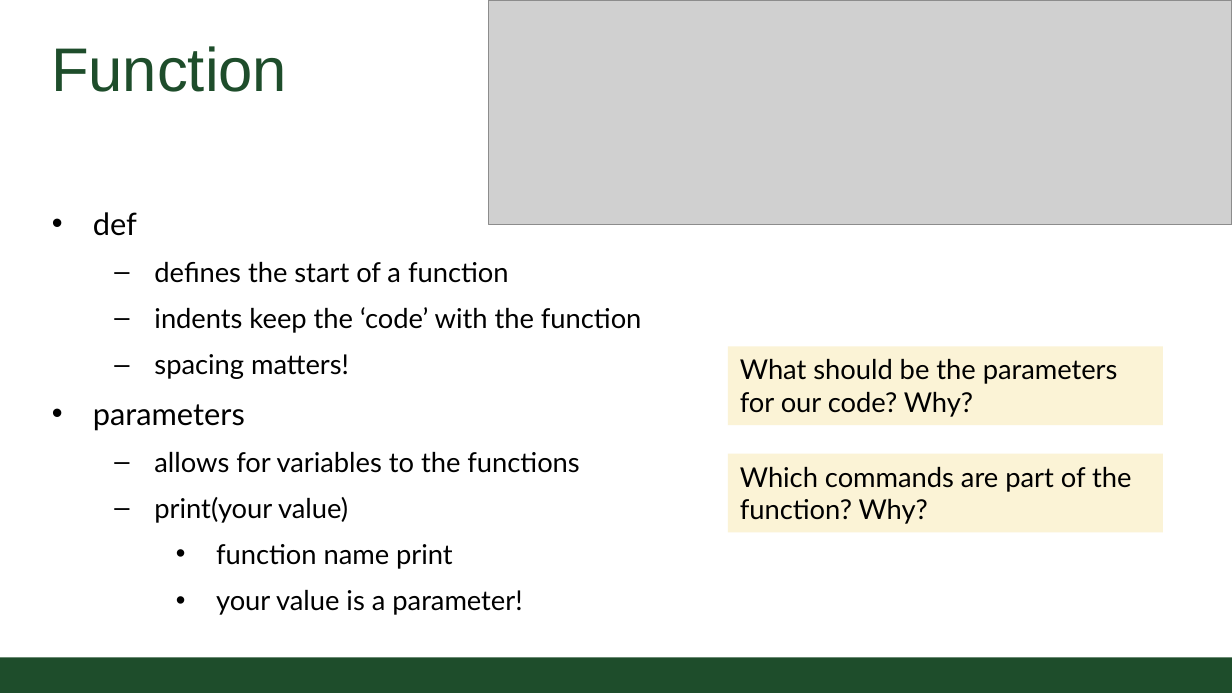
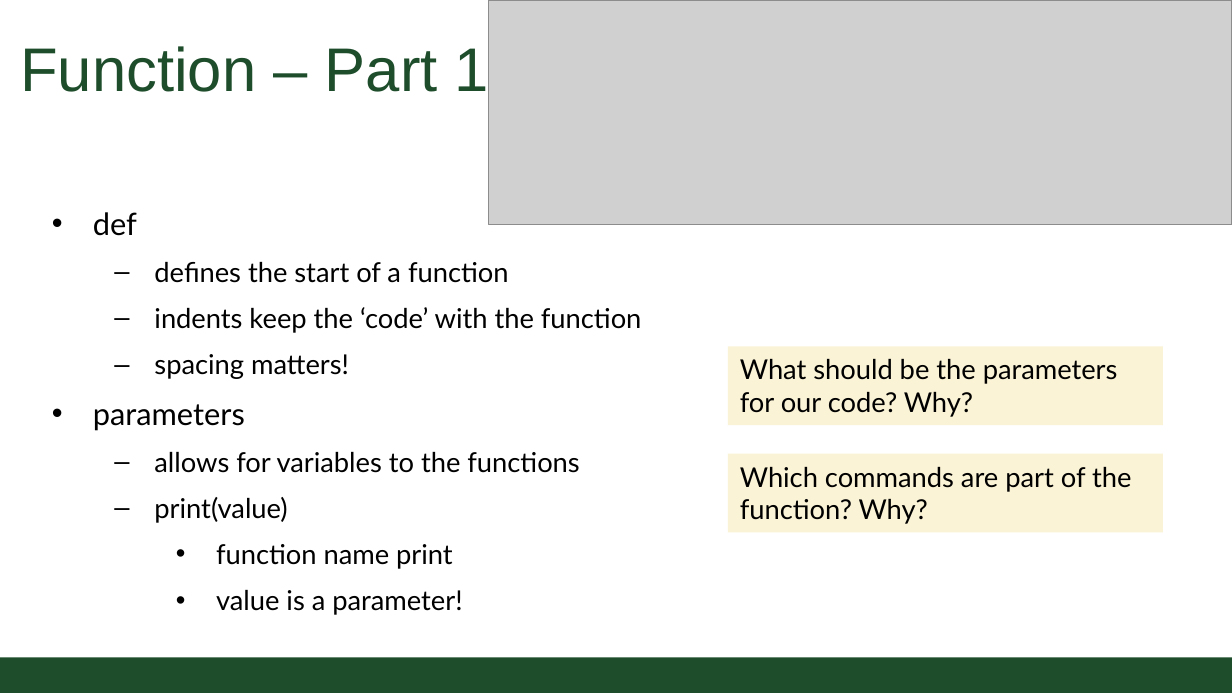
Before and after one commit to CSU-CS152/Handouts, a slide deck: slide 6 of 02_01FunctionsCS152.pptx (slide 7 before the commit). Drawn at 1232x693 pixels with LibreOffice and Linux fonts; fonts in the diff are those of the drawing; grey boxes stand for pictures; background and template pictures are left out. Boxes give left, top, right and bottom in pixels: in the first picture for what was removed or moved away, otherwise in the second. Text is boxed around its words. In the diff, an @@ line names an element or a change of style, - is before the commit and + after.

```diff
--- a/02_01FunctionsCS152.pptx
+++ b/02_01FunctionsCS152.pptx
@@ title at (20,42,489,103): text changed @@
-Function
+Function – Part 1
@@ text at (154,497,287,523): text changed @@
-  – print(your value)
+  – print(value)
@@ text at (216,590,462,615): text changed @@
-    • your value is a parameter!
+    • value is a parameter!
```
Also in this commit, not shown: 6 other slides changed, 2 slides added, 1 slide removed, 5 other files.
